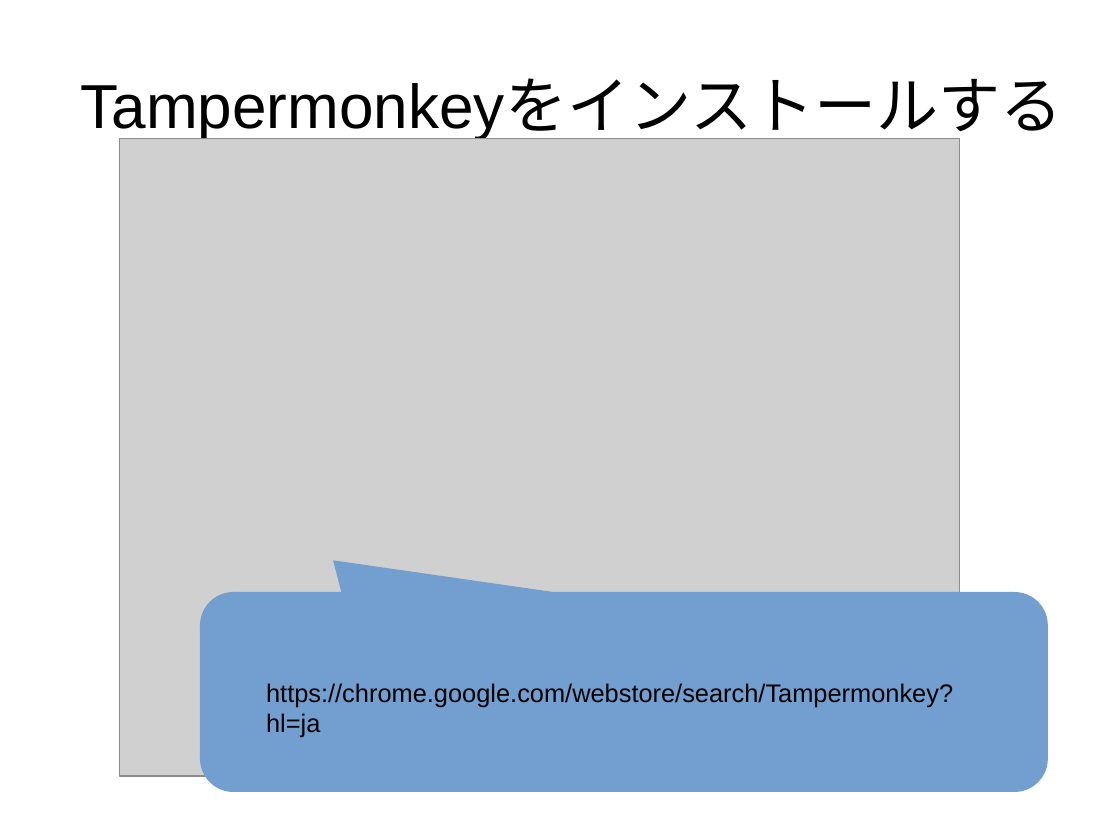
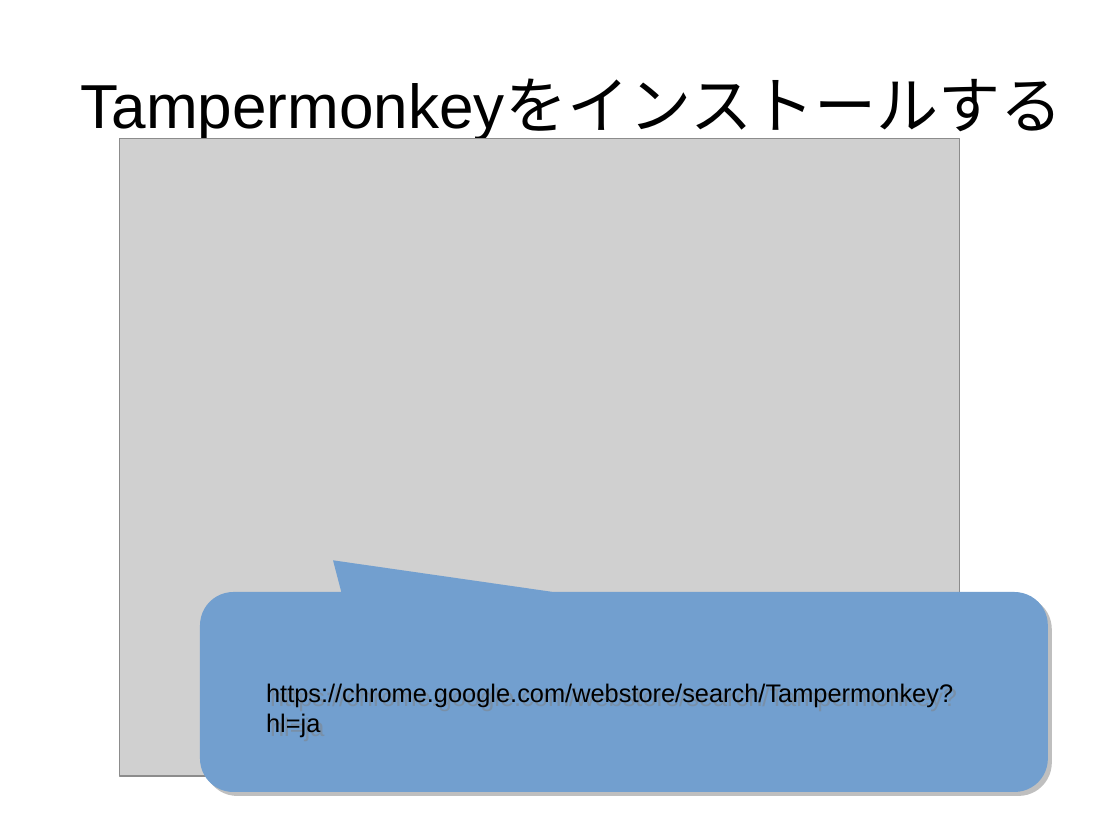
Before and after one commit to vicboss1002/kot_ui, a slide deck: slide 4 of Tampermonkeyユーザスクリプト_デプロイ手順書.odp. Drawn at 1120x840 pixels with LibreOffice and Linux fonts; fonts in the diff are those of the drawing; grey boxes stand for pictures. Boxes give left, top, right and bottom in pixels: in the first picture for what was removed or moved away, otherwise in the second. Text is boxed around its words. In the diff, an @@ line names an element or a change of style, - is before the commit and + after.

Commit message:
デザイン及び手順書を修正、ダイアログをデフォルト非表示から表示に変更

```diff
--- a/Tampermonkeyユーザスクリプト_デプロイ手順書.odp
+++ b/Tampermonkeyユーザスクリプト_デプロイ手順書.odp
@@ rounded speech box at (200, 593, 1049, 793): shadow on @@
```
Also in this commit, not shown: 2 other slides changed, 2 slides added, 2 slides removed, 2 other files.
